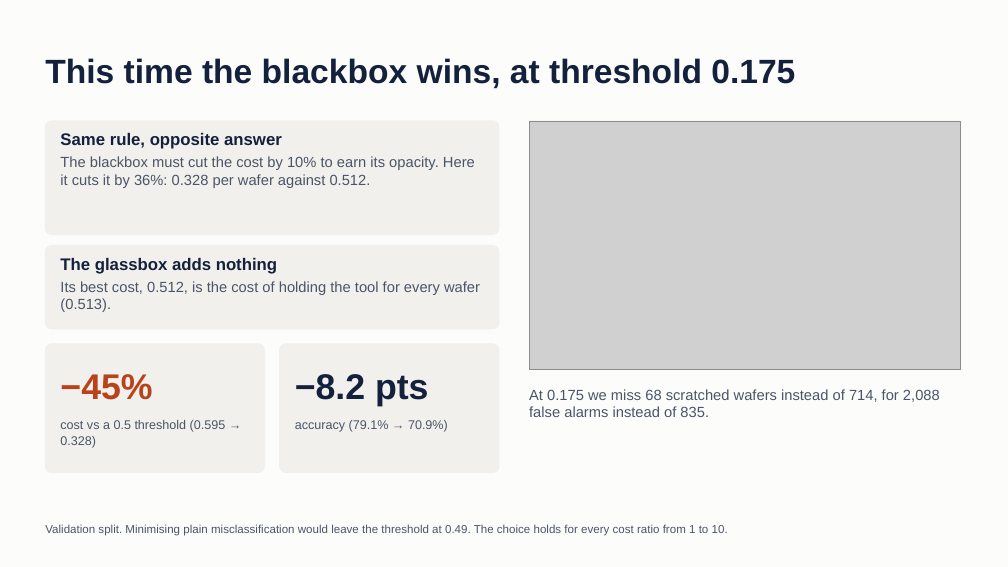
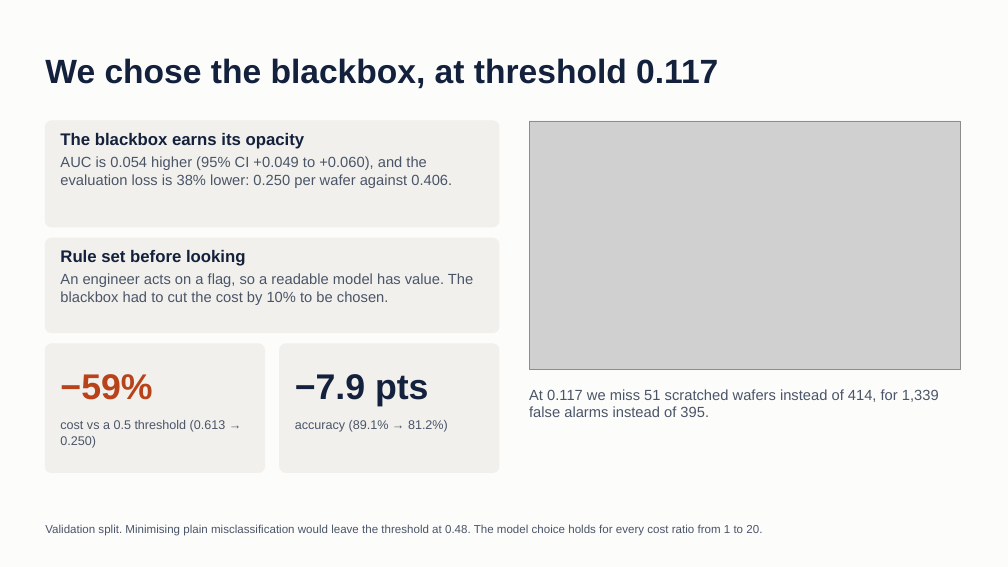
Before and after one commit to Ananya8576/dba5106-proj2, a slide deck: slide 3 of slides/Project2_Scratch_Detection.pptx. Drawn at 1008x567 pixels with LibreOffice and Linux fonts; fonts in the diff are those of the drawing; grey boxes stand for pictures. Boxes give left, top, right and bottom in pixels: in the first picture for what was removed or moved away, otherwise in the second. Text is boxed around its words. In the diff, an @@ line names an element or a change of style, - is before the commit and + after.

```diff
--- a/slides/Project2_Scratch_Detection.pptx
+++ b/slides/Project2_Scratch_Detection.pptx
@@ title at bbox=[45, 58, 718, 89]: text changed @@
-This time the blackbox wins, at threshold 0.175
+We chose the blackbox, at threshold 0.117
@@ rounded rectangle at bbox=[45, 121, 499, 227]: proportions changed @@
@@ rounded rectangle: place and size @@
-rounded rectangle at bbox=[45, 121, 499, 234]
+rounded rectangle at bbox=[45, 121, 499, 227]
@@ text at bbox=[60, 133, 452, 188]: text changed @@
-Same rule, opposite answer
-The blackbox must cut the cost by 10% to earn its opacity. Here it cuts it by 36%: 0.328 per wafer against 0.512.
+The blackbox earns its opacity
+AUC is 0.054 higher (95% CI +0.049 to +0.060), and the evaluation loss is 38% lower: 0.250 per wafer against 0.406.
@@ rounded rectangle: place and size @@
-rounded rectangle at bbox=[45, 246, 499, 329]
+rounded rectangle at bbox=[45, 238, 499, 333]
@@ rounded rectangle at bbox=[45, 238, 499, 333]: proportions changed @@
@@ text at bbox=[60, 250, 473, 305]: text changed @@
-The glassbox adds nothing
-Its best cost, 0.512, is the cost of holding the tool for every wafer (0.513).
+Rule set before looking
+An engineer acts on a flag, so a readable model has value. The blackbox had to cut the cost by 10% to be chosen.
@@ text at bbox=[60, 374, 152, 400]: text changed @@
-−45%
+−59%
@@ text at bbox=[295, 374, 428, 406]: text changed @@
-−8.2 pts
+−7.9 pts
@@ text at bbox=[529, 389, 939, 417]: text changed @@
-At 0.175 we miss 68 scratched wafers instead of 714, for 2,088 false alarms instead of 835.
+At 0.117 we miss 51 scratched wafers instead of 414, for 1,339 false alarms instead of 395.
@@ text at bbox=[60, 420, 226, 448]: text changed @@
-cost vs a 0.5 threshold (0.595 → 0.328)
+cost vs a 0.5 threshold (0.613 → 0.250)
@@ text at bbox=[295, 420, 448, 432]: text changed @@
-accuracy (79.1% → 70.9%)
+accuracy (89.1% → 81.2%)
@@ text at bbox=[45, 524, 762, 536]: text changed @@
-Validation split. Minimising plain misclassification would leave the threshold at 0.49. The choice holds for every cost ratio from 1 to 10.
+Validation split. Minimising plain misclassification would leave the threshold at 0.48. The model choice holds for every cost ratio from 1 to 20.
```
Also in this commit, not shown: 4 other slides changed, 1 slide added, 1 slide removed, 36 other files.
